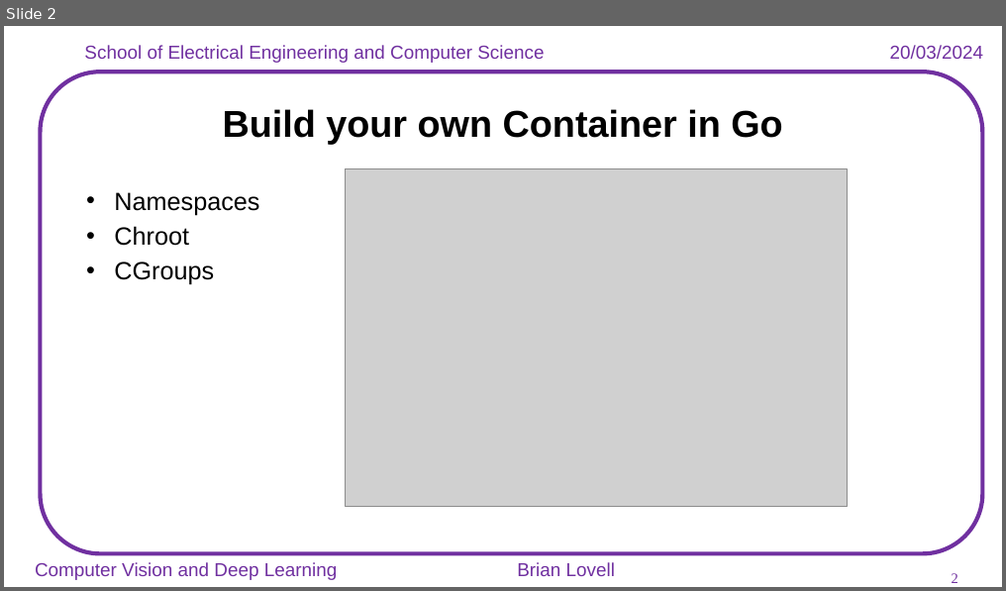
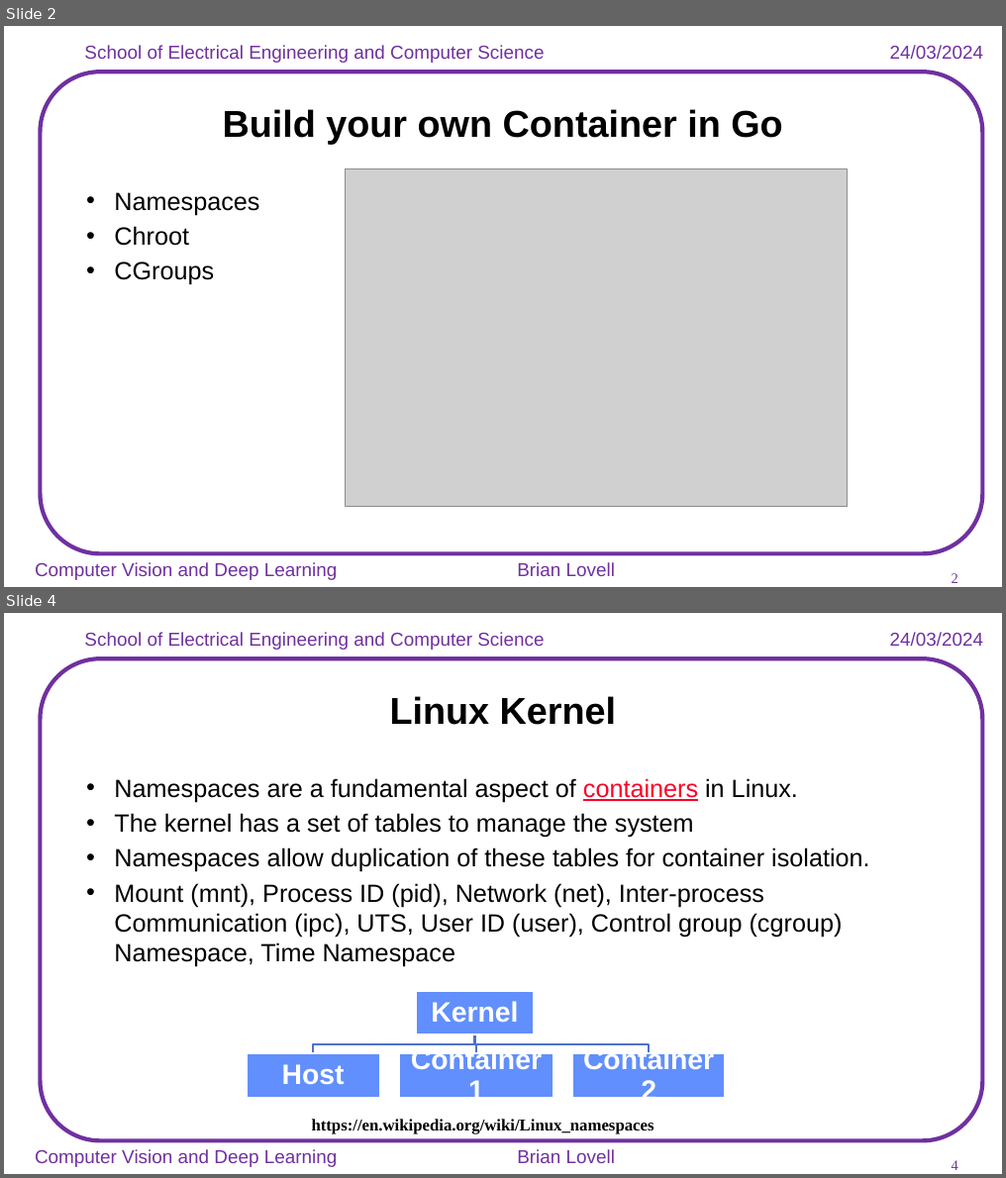
Before and after one commit to lovellbrian/dockerdemo, a slide deck: Containers_from_scratch.pptx. Shown one above the other, each under a label of ours: slide 2 before the commit, slides 2 and 4 after it; the slides between them are not shown. The pictures are 1006x591 and 1006x1178 pixels, drawn with LibreOffice and Linux fonts; fonts in the diff are those of the drawing; grey boxes stand for pictures; background and template pictures are left out. Boxes give left, top, right and bottom in pixels: in the first picture for what was removed or moved away, otherwise in the second. Text is boxed around its words. In the diff, an @@ line names an element or a change of style, - is before the commit and + after.

Commit message:
Edit ppt

```diff
--- a/Containers_from_scratch.pptx
+++ b/Containers_from_scratch.pptx
@@ slide 4 added at (4,613,1002,1174), background #FFFFFF; not listed: 6 template elements that a slide beside it also shows @@
@@ title added at (390,696,617,725), 36 pt, text #000000, bold @@
+Linux Kernel
@@ text added at (114,778,869,967), 24 pt, text #000000 @@
+• Namespaces are a fundamental aspect of containers in Linux.
+• The kernel has a set of tables to manage the system
+• Namespaces allow duplication of these tables for container isolation.
+• Mount (mnt), Process ID (pid), Network (net), Inter-process Communication (ipc), UTS, User ID (user), Control group (cgroup) Namespace, Time Namespace
@@ group added at (246,991,726,1105): 4 rectangles, 4 texts, 3 freeform shapes @@
+Kernel
+Host
+Container 1
+Container 2
@@ text added at (312,1119,654,1135), 16 pt, text #000000, bold @@
+https://en.wikipedia.org/wiki/Linux_namespaces
@@ slide 2 changed as well @@
@@ text at (890,45,984,59): text changed @@
-20/03/2024
+24/03/2024
```
Also in this commit, not shown: 4 other slides changed, 1 other slide added, 1 slide removed.
